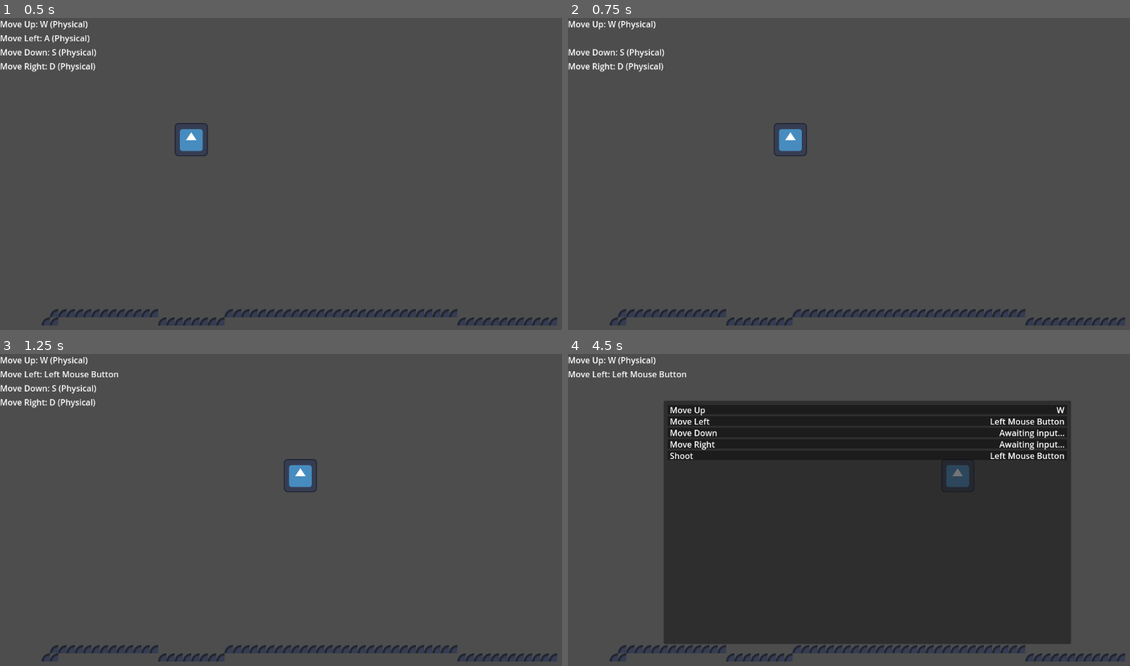
Above: before the commit, frames 1-4 (two rows, left to right).
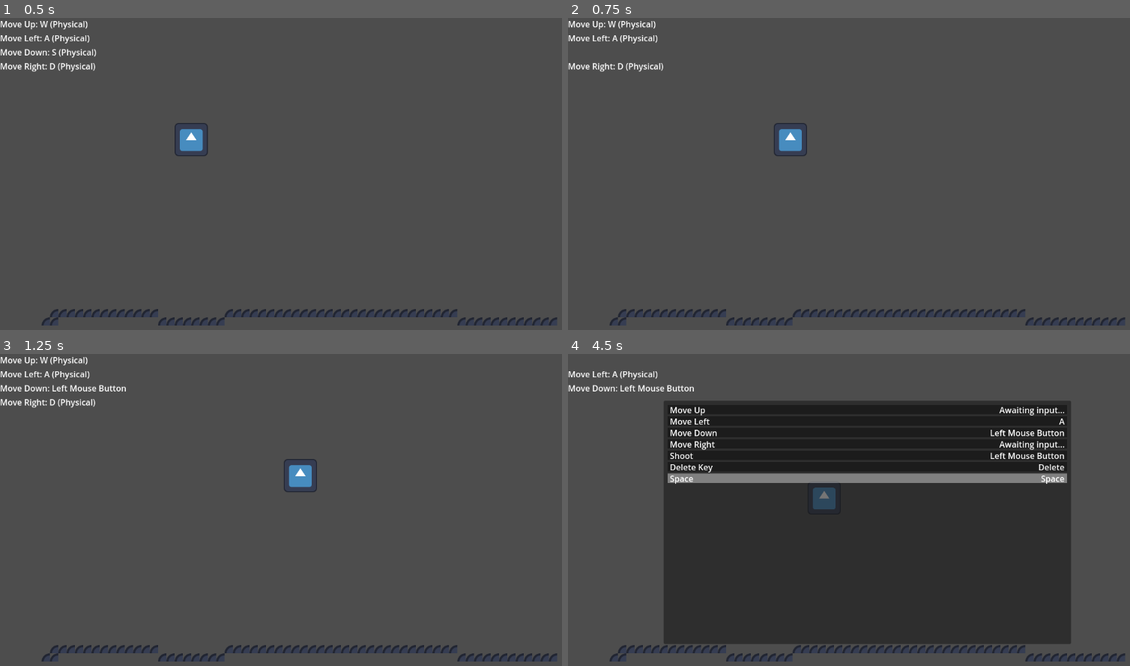
Above: after the commit, the same moments.

Repository: catsolutions1/putty
Game: Godot game, scene res://scenes/world.tscn
The game is run twice, just before and just after one commit, with the same random seed, the same clock (stepped at 60 frames per second) and the same inputs. The engine's default icon, where the game draws it, is replaced by a stand-in: a white triangle on a blue panel in a dark square.
Inputs (mouse positions are in pixels of both pictures, inside the frame that each line leads up to):
- Up to frame 1 (0.5 s): no input
- Up to frame 2 (0.75 s): tap Enter at 0.5 s; move the mouse to (1000, 170) at 0.52 s; hold D (move_right) from 0.53 s (still down); tap Delete (delete_random_key) at 0.6 s
- Up to frame 3 (1.25 s): keep holding D (move_right); click (432, 506) at 0.8 s
- Up to frame 4 (4.5 s): move the mouse to (747, 538) at 1.27 s; release D (move_right) at 1.28 s; hold S (move_down, bound only before the commit) 1.28-2.03 s; click (747, 538) at 1.35 s; tap Space (spacebar) at 1.55, 2.1, 3.8, 4.35 s; move the mouse to (927, 447) at 2.02 s; hold D (move_right) 2.03-2.78 s; click (927, 447) at 2.17 s; tap Delete (delete_random_key) at 2.3, 2.85 s; move the mouse to (837, 591) at 2.77 s; hold W (move_up) 2.78-3.53 s; click (837, 591) at 3.05 s; move the mouse to (1045, 572) at 3.52 s; hold A (move_left, bound only after the commit) from 3.53 s (still down); click (1045, 572) at 3.6 s; tap Escape (pause) at 4.15 s; move the mouse to (686, 472) at 4.27 s; click (686, 472) at 4.42 s

Frame 1 is identical in both runs. In frame 2, 0.4% of the frame differs, in the area x 0-18%, y 5-13%; in frame 3, 0.3%; in frame 4, 3.8%, in the area x 0-89%, y 0-50%.

Commit message:
key rebinding logic done (hopefully)

Diff:
--- a/project.godot
+++ b/project.godot
@@ -14,6 +14,10 @@
 run/main_scene="uid://d1saceosyax1p"
 config/features=PackedStringArray("4.4", "GL Compatibility")
 config/icon="res://assets/icon.svg"
+
+[autoload]
+
+SignalBus="*res://scripts/signal_bus.gd"
 
 [input]
 
--- a/scripts/input_settings.gd
+++ b/scripts/input_settings.gd
@@ -6,173 +6,72 @@
 var is_remapping: bool = false
 var action_to_remap = null
 var remapping_button = null
+var is_key_allowed: bool = false
 
 var input_actions: Dictionary = {
 	"move_up": "Move Up",
 	"move_left": "Move Left",
 	"move_down": "Move Down",
 	"move_right": "Move Right",
-	"shoot": "Shoot"
+	"shoot": "Shoot",
+	"delete_random_key": "Delete Key",
+	"spacebar": "Space"
 }
 
-#known bug: modifier keys can be combined with these to create new key labels
-var disabled_keys: PackedStringArray = [
-	"Escape",
-	"Tab",
-	"Backtab",
-	"Backspace",
-	"Enter",
-	"Kp Enter",
-	"Insert",
-	"Delete",
-	"Pause",
-	"Print",
-	"SysReq",
-	"Clear",
-	"Home",
-	"End",
-	"PageUp",
-	"PageDown",
-	"Shift",
-	"Ctrl",
-	"Windows",
-	"Alt",
-	"CapsLock",
-	"NumLock",
-	"ScrollLock",
-	"F1",
-	"F2",
-	"F3",
-	"F4",
-	"F5",
-	"F6",
-	"F7",
-	"F8",
-	"F9",
-	"F10",
-	"F11",
-	"F12",
-	"F13",
-	"F14",
-	"F15",
-	"F16",
-	"F17",
-	"F18",
-	"F19",
-	"F20",
-	"F21",
-	"F22",
-	"F23",
-	"F24",
-	"F25",
-	"F26",
-	"F27",
-	"F28",
-	"F29",
-	"F30",
-	"F31",
-	"F32",
-	"F33",
-	"F34",
-	"F35",
-	"Kp Multiply",
-	"Kp Divide",
-	"Kp Subtract",
-	"Kp Period",
-	"Kp Add",
-	"Kp 0",
-	"Kp 1",
-	"Kp 2",
-	"Kp 3",
-	"Kp 4",
-	"Kp 5",
-	"Kp 6",
-	"Kp 7",
-	"Kp 8",
-	"Kp 9",
-	"Menu",
-	"Hyper",
-	"Help",
-	"Back",
-	"Forward",
-	"Stop",
-	"Refresh",
-	"VolumeDown",
-	"VolumeMute",
-	"VolumeUp",
-	"MediaPlay",
-	"MediaStop",
-	"MediaPrevious",
-	"MediaNext",
-	"Media Record",
-	"HomePage",
-	"Favorites",
-	"Search",
-	"StandBy",
-	"OpenURL",
-	"LaunchMail",
-	"LaunchMedia",
-	"Launch0",
-	"Launch1",
-	"Launch2",
-	"Launch3",
-	"Launch4",
-	"Launch5",
-	"Launch6",
-	"Launch7",
-	"Launch8",
-	"Launch9",
-	"LaunchA",
-	"LaunchB",
-	"LaunchC",
-	"LaunchD",
-	"LaunchE",
-	"LaunchF",
-	"Globe",
-	"On-screen keyboard",
-	"JIS Eisu",
-	"JIS Kana",
-	"Unknown",
-	"Space",
-	"Exclam",
-	"QuoteDbl",
-	"NumberSign",
-	"Dollar",
-	"Percent",
-	"Ampersand",
-	"Apostrophe",
-	"ParenLeft",
-	"ParenRight",
-	"Asterisk",
-	"Plus",
-	"Comma",
-	"Minus",
-	"Period",
-	"Slash",
-	"Colon",
-	"Semicolon",
-	"Less",
-	"Equal",
-	"Greater",
-	"Question",
-	"At",
-	"BracketLeft",
-	"BackSlash",
-	"BracketRight",
-	"AsciiCircum",
-	"UnderScore",
-	"QuoteLeft",
-	"BraceLeft",
-	"Bar",
-	"BraceRight",
-	"AsciiTilde",
-	"Yen",
-	"Section"
+var deletable_actions: Dictionary = {
+	0: "move_up",
+	1: "move_left",
+	2: "move_down",
+	3: "move_right"
+}
+
+var allowed_keys: PackedStringArray = [
+	"A",
+	"B",
+	"C",
+	"D",
+	"E",
+	"F",
+	"G",
+	"H",
+	"I",
+	"J",
+	"K",
+	"L",
+	"M",
+	"N",
+	"O",
+	"P",
+	"Q",
+	"R",
+	"S",
+	"T",
+	"U",
+	"V",
+	"W",
+	"X",
+	"Y",
+	"Z",
+	"0",
+	"1",
+	"2",
+	"3",
+	"4",
+	"5",
+	"6",
+	"7",
+	"8",
+	"9",
+	"Up",
+	"Left",
+	"Down",
+	"Right"
 ]
 
 func _ready() -> void:
 	InputMap.load_from_project_settings()
 	_create_action_list()
+	SignalBus.DAMAGE_TAKEN.connect(_select_key_to_delete)
 
 
 func _create_action_list() -> void:
@@ -196,6 +95,10 @@
 		button.pressed.connect(_on_input_button_pressed.bind(button, action))
 
 
+func _update_action_list(button, event) -> void:
+	button.find_child("label_input").text = event.as_text().trim_suffix(" (Physical)")
+
+
 func _on_input_button_pressed(button, action) -> void:
 	if !is_remapping:
 		is_remapping = true
@@ -211,9 +114,12 @@
 				event.double_click = false
 
 			if event is InputEventKey:
-				for i in disabled_keys.size():
-					if event.as_text_physical_keycode() == disabled_keys[i]:
-						return
+				is_key_allowed = false
+				for i in allowed_keys.size():
+					if event.as_text_physical_keycode() == allowed_keys[i]:
+						is_key_allowed = true
+				if !is_key_allowed:
+					return
 
 			if InputMap.action_has_event("move_up", event) || InputMap.action_has_event("move_left", event) || InputMap.action_has_event("move_right", event) || InputMap.action_has_event("move_down", event):
 				return
@@ -228,69 +134,40 @@
 
 			accept_event()
 
-	#elif event is InputEventKey:
-		#if !InputMap.action_get_events("move_up"):
-			#if InputMap.action_has_event("move_left", event) || InputMap.action_has_event("move_right", event) || InputMap.action_has_event("move_down", event):
-				#return
-			#else:
-				#InputMap.action_add_event("move_up", event)
-		#elif !InputMap.action_get_events("move_left"):
-			#if InputMap.action_has_event("move_up", event) || InputMap.action_has_event("move_right", event) || InputMap.action_has_event("move_down", event):
-				#return
-			#else:
-				#InputMap.action_add_event("move_left", event)
-		#elif !InputMap.action_get_events("move_down"):
-			#if InputMap.action_has_event("move_left", event) || InputMap.action_has_event("move_right", event) || InputMap.action_has_event("move_up", event):
-				#return
-			#else:
-				#InputMap.action_add_event("move_down", event)
-		#elif !InputMap.action_get_events("move_right"):
-			#if InputMap.action_has_event("move_left", event) || InputMap.action_has_event("move_up", event) || InputMap.action_has_event("move_down", event):
-				#return
-			#else:
-				#InputMap.action_add_event("move_right", event)
+	elif event is InputEventKey:
+		backup_rebind("move_up", event)
+		backup_rebind("move_left", event)
+		backup_rebind("move_down", event)
+		backup_rebind("move_right", event)
 
 
-func _update_action_list(button, event) -> void:
-	button.find_child("label_input").text = event.as_text().trim_suffix(" (Physical)")
+func _select_key_to_delete() -> void:
+	var x = deletable_actions.values().pick_random()
+	delete_key(x)
 
 
-func delete_key(x) -> void:
-	match x:
-		0:
-			if InputMap.action_get_events("move_up"):
-				disabled_keys.append(InputMap.action_get_events("move_up")[0].as_text_physical_keycode())
-				InputMap.action_erase_event("move_up", InputMap.action_get_events("move_up")[0])
-				is_remapping = false
-				_on_input_button_pressed(action_list.get_children()[0], "move_up")
+func delete_key(action) -> bool:
+	if InputMap.action_get_events(action):
+		for i in allowed_keys.size():
+			if allowed_keys[i] == InputMap.action_get_events(action)[0].as_text_physical_keycode():
+				allowed_keys.remove_at(i)
+				break
+		InputMap.action_erase_event(action, InputMap.action_get_events(action)[0])
+		is_remapping = false
+		_on_input_button_pressed(action_list.get_children()[deletable_actions.find_key(action)], action)
+		return true
+	else:
+		return false
+
+
+func backup_rebind(action, event) -> void:
+	var other_actions: PackedStringArray = []
+	for i in deletable_actions.size():
+		if action != deletable_actions.get(i):
+			other_actions.append(deletable_actions.get(i))
+	if !InputMap.action_get_events(action):
+			if InputMap.action_has_event(other_actions[0], event) || InputMap.action_has_event(other_actions[1], event) || InputMap.action_has_event(other_actions[2], event):
+				return
 			else:
-				delete_key(x + 1)
-		1:
-			if InputMap.action_get_events("move_left"):
-				disabled_keys.append(InputMap.action_get_events("move_left")[0].as_text_physical_keycode())
-				InputMap.action_erase_event("move_left", InputMap.action_get_events("move_left")[0])
-				is_remapping = false
-				_on_input_button_pressed(action_list.get_children()[1], "move_left")
-			else:
-				delete_key(x + 1)
-		2:
-			if InputMap.action_get_events("move_down"):
-				disabled_keys.append(InputMap.action_get_events("move_down")[0].as_text_physical_keycode())
-				InputMap.action_erase_event("move_down", InputMap.action_get_events("move_down")[0])
-				is_remapping = false
-				_on_input_button_pressed(action_list.get_children()[2], "move_down")
-			else:
-				delete_key(x + 1)
-		3:
-			if InputMap.action_get_events("move_right"):
-				disabled_keys.append(InputMap.action_get_events("move_right")[0].as_text_physical_keycode())
-				InputMap.action_erase_event("move_right", InputMap.action_get_events("move_right")[0])
-				is_remapping = false
-				_on_input_button_pressed(action_list.get_children()[3], "move_right")
-			else:
-				if !InputMap.action_get_events("move_up") && !InputMap.action_get_events("move_left") && !InputMap.action_get_events("move_down") && !InputMap.action_get_events("move_right"):
-					print("you lose")
-				else:
-					delete_key(0)
-		_:
-			print("bug detected")
+				InputMap.action_add_event(action, event)
+				_update_action_list(action_list.get_children()[int(deletable_actions.find_key(action))], event)
--- a/scripts/player.gd
+++ b/scripts/player.gd
@@ -4,12 +4,9 @@
 
 var x: int = 0
 
-signal damage_taken(key_to_delete)
-
 func _physics_process(_delta: float) -> void:
 	set_velocity(movement.find_velocity())
 	move_and_slide()
 
 	if Input.is_action_just_pressed("delete_random_key"):
-		x = randi_range(0,3)
-		damage_taken.emit(x)
+		SignalBus.DAMAGE_TAKEN.emit()
--- /dev/null
+++ b/scripts/signal_bus.gd
@@ -0,0 +1,3 @@
+extends Node
+
+signal DAMAGE_TAKEN
--- a/scripts/world.gd
+++ b/scripts/world.gd
@@ -4,10 +4,6 @@
 @onready var pause_menu = $gui/input_settings
 
 var game_paused: bool = false
-
-func _ready() -> void:
-	player.damage_taken.connect(pause_menu.delete_key)
-
 
 func _unhandled_input(event: InputEvent) -> void:
 	if event.is_action_pressed("pause"):
Not shown, added: scripts/signal_bus.gd.uid
